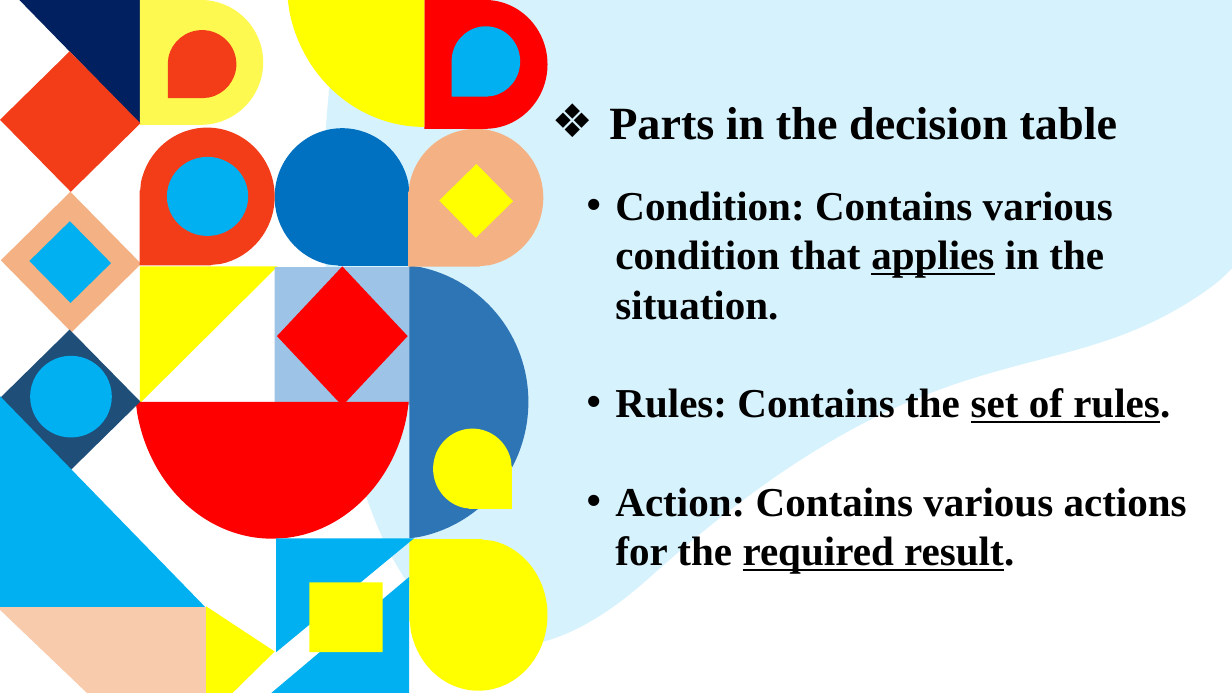
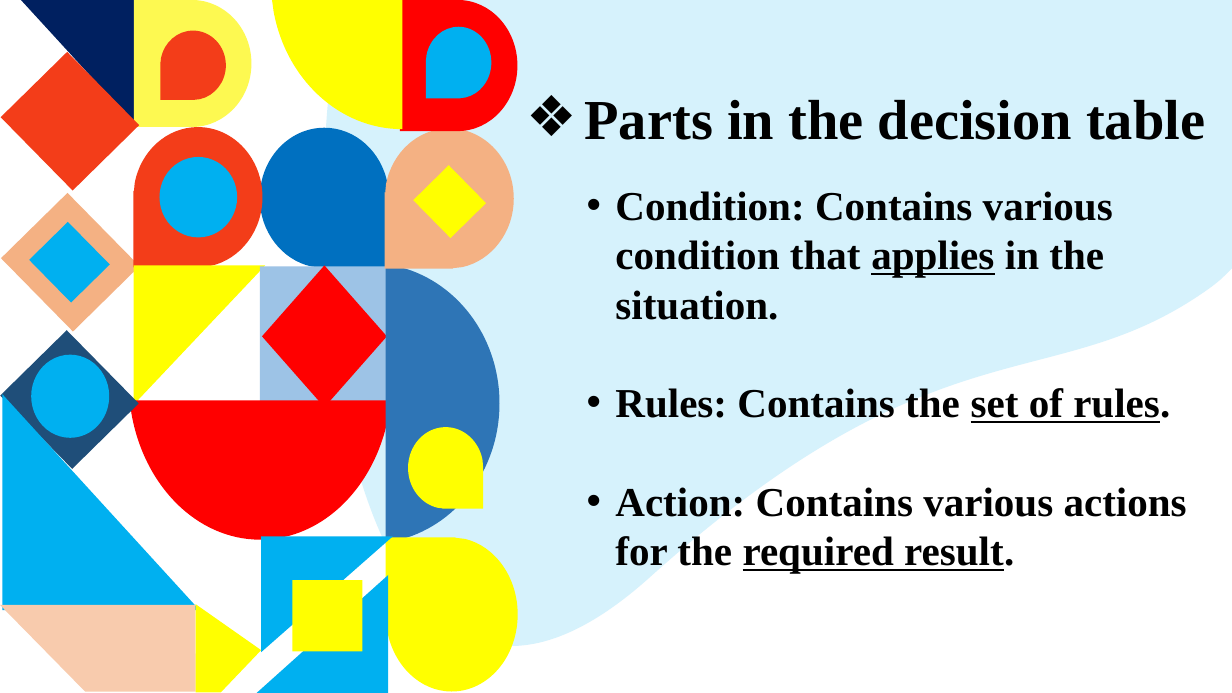
Before and after one commit to tamanghawana0815/SAD-ppt, a slide deck: slide 7 of Presentation.pptx (slide 6 before the commit). Drawn at 1232x693 pixels with LibreOffice and Linux fonts; fonts in the diff are those of the drawing. Boxes give left, top, right and bottom in pixels: in the first picture for what was removed or moved away, otherwise in the second. Text is boxed around its words. In the diff, an @@ line names an element or a change of style, - is before the commit and + after.

```diff
--- a/Presentation.pptx
+++ b/Presentation.pptx
@@ right triangle: place and size @@
-right triangle at bbox=[19, 0, 141, 125]
+right triangle at bbox=[21, 0, 137, 127]
@@ freeform shape: place and size @@
-freeform shape at bbox=[140, 0, 262, 125]
+freeform shape at bbox=[134, 0, 251, 127]
@@ freeform shape: place and size @@
-freeform shape at bbox=[287, 0, 424, 127]
+freeform shape at bbox=[272, 0, 402, 129]
@@ freeform shape: place and size @@
-freeform shape at bbox=[424, 0, 547, 128]
+freeform shape at bbox=[400, 0, 518, 131]
@@ freeform shape: place and size @@
-freeform shape at bbox=[452, 26, 520, 96]
+freeform shape at bbox=[426, 27, 492, 98]
@@ freeform shape: place and size @@
-freeform shape at bbox=[168, 30, 237, 99]
+freeform shape at bbox=[161, 30, 226, 100]
@@ text "Parts in the decision table": place and size @@
-text "Parts in the decision table" at bbox=[609, 107, 1117, 140]
+text "Parts in the decision table" at bbox=[585, 99, 1205, 140]
@@ text "Parts in the decision table" at bbox=[585, 99, 1205, 140]: size 36 to 44 pt @@
@@ freeform shape: place and size @@
-freeform shape at bbox=[140, 128, 274, 265]
+freeform shape at bbox=[133, 128, 262, 268]
@@ freeform shape: place and size @@
-freeform shape at bbox=[274, 128, 409, 266]
+freeform shape at bbox=[260, 128, 389, 268]
@@ freeform shape: place and size @@
-freeform shape at bbox=[409, 128, 543, 266]
+freeform shape at bbox=[384, 128, 514, 269]
@@ ellipse: place and size @@
-ellipse at bbox=[167, 157, 249, 237]
+ellipse at bbox=[160, 157, 238, 238]
@@ rectangle: place and size @@
-rectangle at bbox=[440, 164, 513, 237]
+rectangle at bbox=[414, 165, 487, 238]
@@ right triangle: place and size @@
-right triangle at bbox=[140, 267, 278, 403]
+right triangle at bbox=[134, 265, 265, 404]
@@ rectangle: place and size @@
-rectangle at bbox=[274, 267, 409, 405]
+rectangle at bbox=[260, 266, 389, 407]
@@ diamond: place and size @@
-diamond at bbox=[277, 266, 408, 406]
+diamond at bbox=[262, 265, 387, 408]
@@ freeform shape: place and size @@
-freeform shape at bbox=[410, 265, 529, 538]
+freeform shape at bbox=[386, 264, 500, 543]
@@ right triangle: place and size @@
-right triangle at bbox=[0, 396, 206, 608]
+right triangle at bbox=[3, 395, 201, 611]
@@ freeform shape: place and size @@
-freeform shape at bbox=[136, 402, 409, 539]
+freeform shape at bbox=[129, 400, 390, 540]
@@ freeform shape: place and size @@
-freeform shape at bbox=[433, 429, 512, 509]
+freeform shape at bbox=[408, 427, 483, 509]
@@ right triangle: place and size @@
-right triangle at bbox=[276, 539, 414, 653]
+right triangle at bbox=[261, 537, 392, 652]
@@ freeform shape: place and size @@
-freeform shape at bbox=[409, 540, 548, 691]
+freeform shape at bbox=[385, 538, 518, 692]
@@ right triangle: place and size @@
-right triangle at bbox=[271, 577, 409, 693]
+right triangle at bbox=[257, 575, 388, 693]
@@ rectangle: place and size @@
-rectangle at bbox=[310, 582, 383, 653]
+rectangle at bbox=[292, 580, 362, 652]
@@ freeform shape: place and size @@
-freeform shape at bbox=[0, 607, 206, 693]
+freeform shape at bbox=[0, 605, 196, 692]
@@ freeform shape: place and size @@
-freeform shape at bbox=[206, 606, 274, 693]
+freeform shape at bbox=[196, 604, 262, 693]
```
Also in this commit, not shown: 8 other slides changed, 2 slides added, 1 other file.
